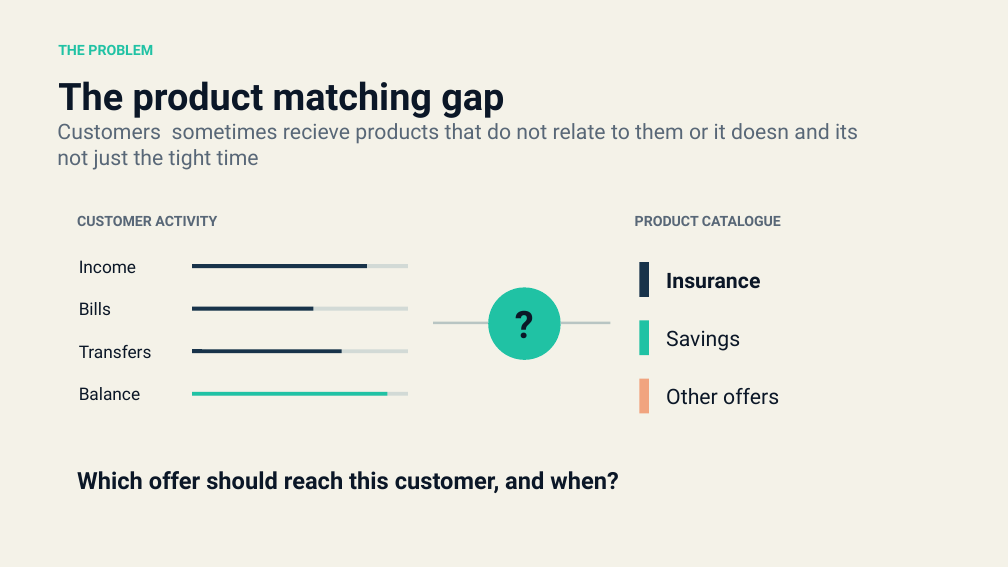
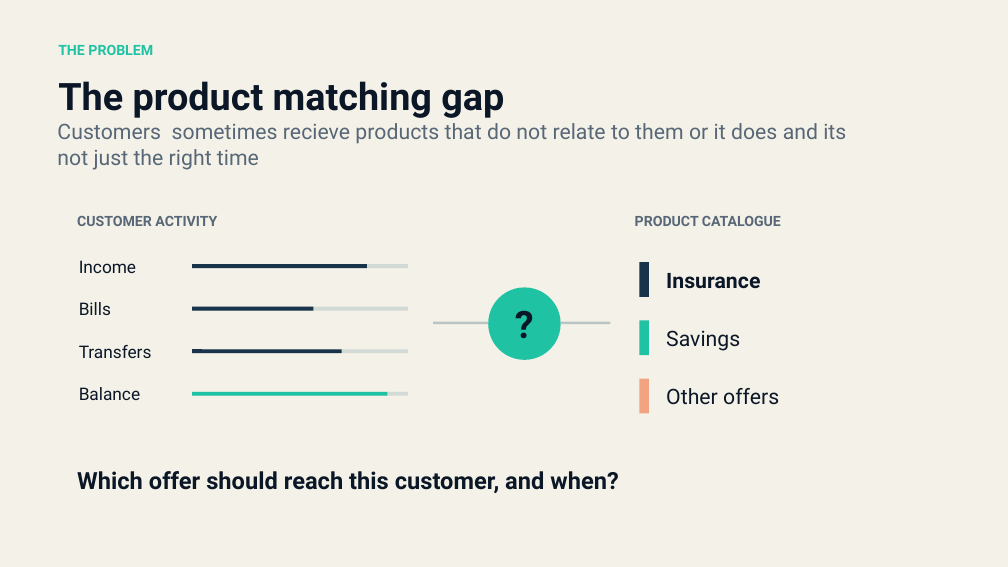
Before and after one commit to Reabot6/coveriq, a slide deck: slide 2 of deliverables/CoverIQ_Pitch_Deck.pptx. Drawn at 1008x567 pixels with LibreOffice and Linux fonts; fonts in the diff are those of the drawing. Boxes give left, top, right and bottom in pixels: in the first picture for what was removed or moved away, otherwise in the second. Text is boxed around its words. In the diff, an @@ line names an element or a change of style, - is before the commit and + after.

```diff
--- a/deliverables/CoverIQ_Pitch_Deck.pptx
+++ b/deliverables/CoverIQ_Pitch_Deck.pptx
@@ text at [57, 123, 846, 170]: text changed @@
-Customers sometimes recieve products that do not relate to them or it doesn and its not just the tight time
+Customers sometimes recieve products that do not relate to them or it does and its not just the right time
```
Also in this commit, not shown: 2 other slides changed, 3 other files.
